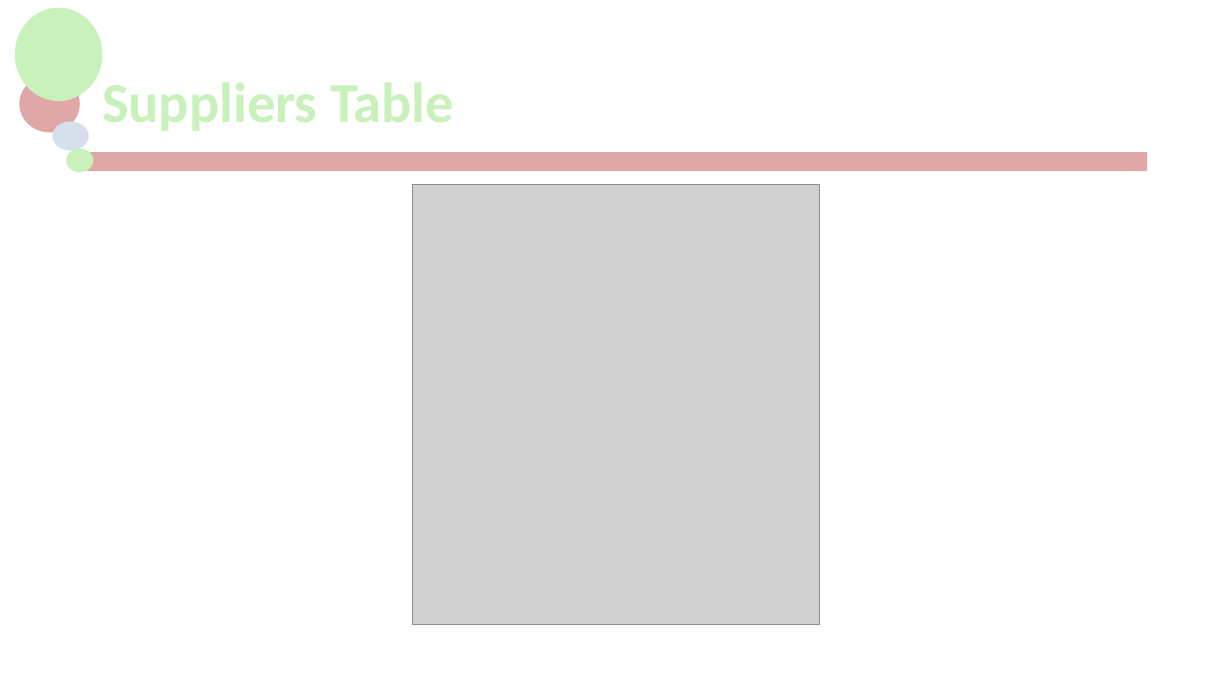
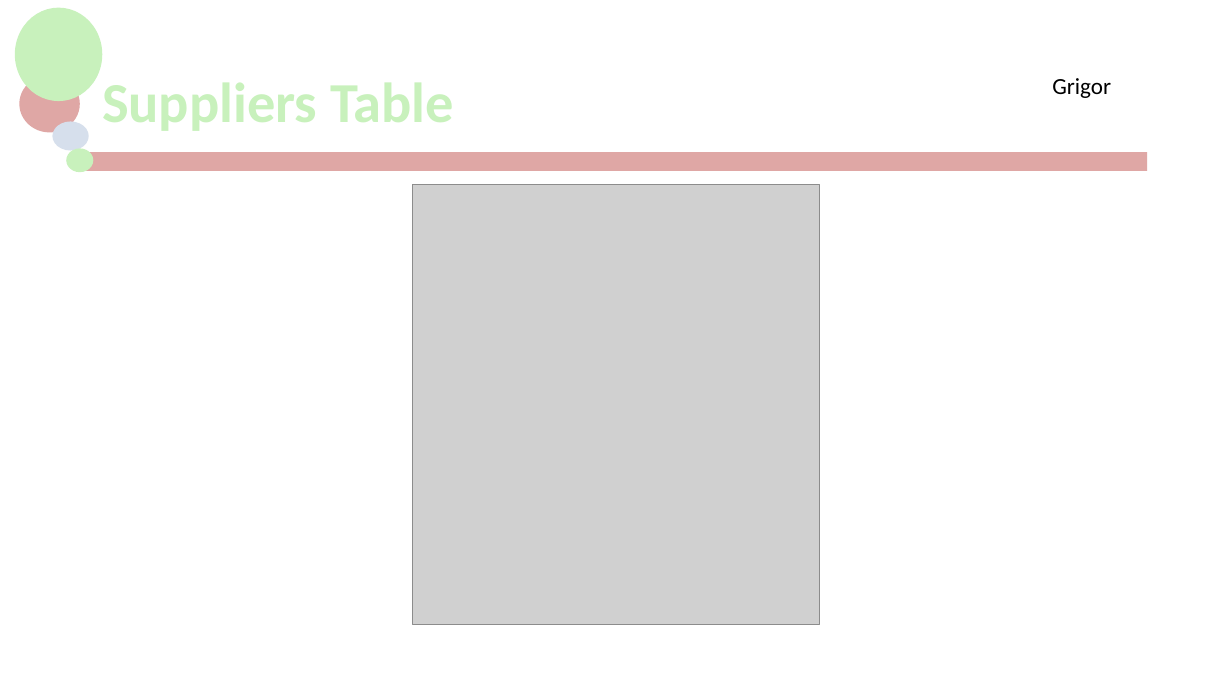
Before and after one commit to jackG97/Project, a slide deck: slide 29 of MCTV Limited.pptx (slide 28 before the commit). Drawn at 1232x693 pixels with LibreOffice and Linux fonts; fonts in the diff are those of the drawing; grey boxes stand for pictures; background and template pictures are left out. Boxes give left, top, right and bottom in pixels: in the first picture for what was removed or moved away, otherwise in the second. Text is boxed around its words. In the diff, an @@ line names an element or a change of style, - is before the commit and + after.

```diff
--- a/MCTV Limited.pptx
+++ b/MCTV Limited.pptx
@@ text added at [1052, 78, 1111, 98], 18 pt, text #000000 @@
+Grigor
```
Also in this commit, not shown: 16 other slides changed, 1 slide added.
